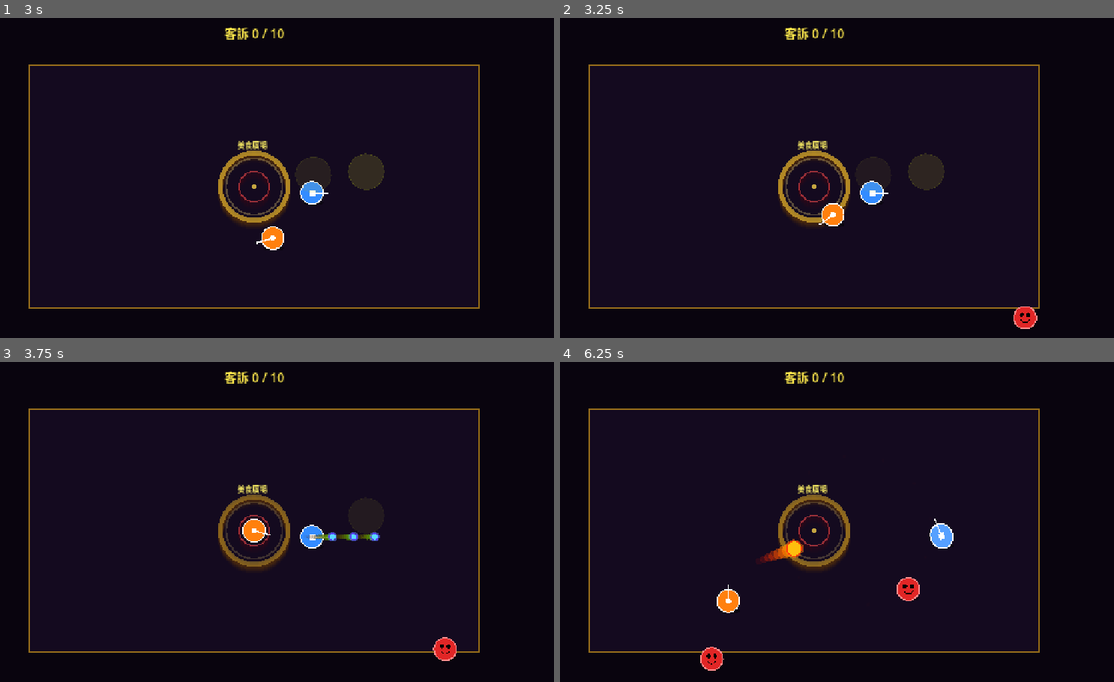
Above: before the commit, frames 1-4 (two rows, left to right).
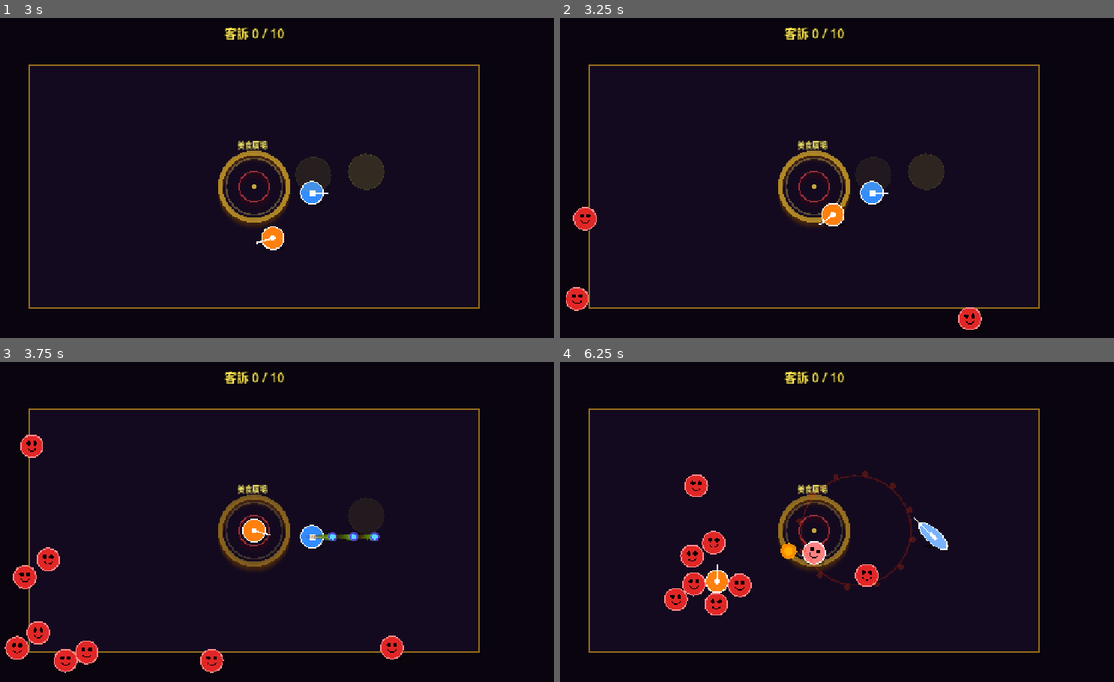
Above: after the commit, the same moments.

Repository: WatsonChen/chaotic-night-market-v2
Game: Godot game, scene res://scenes/main.tscn
The game is run twice, just before and just after one commit, with the same random seed, the same clock (stepped at 60 frames per second) and the same inputs.
Inputs (mouse positions are in pixels of both pictures, inside the frame that each line leads up to):
- Up to frame 1 (3 s): tap Enter at 0.5 s; move the mouse to (387, 168) at 0.52 s; press the mouse at (387, 168) at 0.53 s; hold D (p1_right) 0.53-1.28 s; move the mouse to (132, 203) at 1.27 s; release the mouse at (132, 203) at 1.28 s; hold S (p1_down) 1.28-2.03 s; tap K (p2_down) at 1.35 s; move the mouse to (315, 114) at 2.02 s; hold D (p1_right) 2.03-2.78 s; hold J (p2_left) 2.03-2.78 s; move the mouse to (221, 254) at 2.77 s; hold W (p1_up) from 2.78 s (still down); tap L (p2_right) at 2.85 s
- Up to frame 2 (3.25 s): keep holding W (p1_up)
- Up to frame 3 (3.75 s): move the mouse to (432, 582) at 3.52 s; release W (p1_up) at 3.53 s; hold A (p1_left) from 3.53 s (still down); hold Space (p2_shoot) from 3.53 s (still down)
- Up to frame 4 (6.25 s): move the mouse to (632, 480) at 4.27 s; release Space (p2_shoot) at 4.28 s; tap I (p2_up) at 4.35 s; move the mouse to (842, 531) at 5.02 s; release A (p1_left) at 5.03 s; press the mouse at (842, 531) at 5.03 s; hold S (p1_down) 5.03-5.78 s; move the mouse to (726, 445) at 5.77 s; release the mouse at (726, 445) at 5.78 s; hold D (p1_right) from 5.78 s (still down); tap K (p2_down) at 5.85 s

Frame 1 is identical in both runs. In frame 2, 0.9% of the frame differs, in the area x 1-87%, y 59-98%; in frame 3, 2.4%; in frame 4, 4.2%, in the area x 18-72%, y 33-97%.

Commit message:
強化：波次密度、連鎖擊飛、打擊感
波次系統（main.gd）：
  每 5~8 秒一波，每波 6~10 隻，集中從 1~2 條邊生成
  每隻間隔 0.07s stagger 出生，製造「一波壓來」感
  移除舊的逐秒單生邏輯

敵人命中行為（enemy.gd）：
  命中瞬間白色閃光（0.03s），保持不透明直到速度低於 60px/s
  FLY_DECEL 5.5→2.2，飛得更遠更久（原本 0.28s 消失，現在飛到停為止）
  速度停下後才開始 0.22s 淡出（取代立刻 fade）
  連鎖速度遞減 0.65→0.62，旋轉速度提高（10~18 rad/s）
  新增 _fading flag 防止多次觸發淡出

Co-Authored-By: Claude Sonnet 4.6 <noreply@anthropic.com>

Diff:
--- a/scripts/enemy.gd
+++ b/scripts/enemy.gd
@@ -3,9 +3,18 @@
 # ===================================================
 # enemy.gd — 普通饕客（敵人）
 #
-# 連鎖碰撞：被擊飛（_dying=true）時每幀偵測接觸，
-#   對未命中過的鄰近敵人/玩家施加連鎖衝擊。
-#   連鎖飛速遞減（420 → 280 → 180…），自然衰減。
+# 命中後流程：
+#   1. 立刻白色閃光（視覺回饋）
+#   2. 高速飛出（FLY_SPEED），移動過程維持碰撞判定
+#   3. 飛行中掃描周圍，連鎖推開敵人與玩家
+#   4. 速度低於 FLY_STOP_THRESH 後才開始淡出消失
+#
+# ── 可調整擊飛參數 ──────────────────────────────────
+#   FLY_DECEL         減速率（越小飛越遠）    ← 目前 2.2
+#   FLY_STOP_THRESH   開始淡出的速度閾值      ← 目前 60 px/s
+#   CHAIN_TOUCH_DIST  連鎖碰撞判定距離        ← 目前 56 px
+#   CHAIN_SPEED_RATIO 連鎖速度遞減比例        ← 目前 0.62
+#   CHAIN_PLAYER_FORCE 連鎖對玩家的擊退力     ← 目前 380
 # ===================================================
 
 const MAP_CENTER    = Vector2(640.0, 360.0)
@@ -15,33 +24,34 @@
 const COLOR_BODY    = Color(0.88, 0.15, 0.15)
 const COLOR_OUTLINE = Color(1.0,  0.55, 0.55)
 
-# ── 軟碰撞參數 ────────────────────────────────────
+# ── 軟碰撞（正常移動時）─────────────────────────
 const PUSH_RADIUS       = 68.0
 const PLAYER_PUSH_ACCEL = 700.0
 const SELF_PUSH_RATIO   = 0.22
 const SEP_RADIUS        = 56.0
 const SEP_FORCE         = 120.0
 
-# ── 連鎖碰撞參數 ──────────────────────────────────
-# 碰撞偵測半徑：兩個 RADIUS 相加 + 一點緩衝
+# ── 擊飛參數（快速調整區）────────────────────────
+const FLY_DECEL          = 2.2    # ← 調這裡改減速率（越小飛越遠）
+const FLY_STOP_THRESH    = 60.0   # ← 調這裡改速度低於多少才開始淡出（px/s）
 const CHAIN_TOUCH_DIST   = RADIUS * 2.0 + 8.0   # 56px
-# 連鎖對玩家的擊退力（比投射物輕）
-const CHAIN_PLAYER_FORCE = 320.0
+const CHAIN_SPEED_RATIO  = 0.62   # ← 調這裡改連鎖速度遞減比例
+const CHAIN_PLAYER_FORCE = 380.0  # ← 調這裡改連鎖對玩家的擊退力
 
 @export var push_power : float = 1.0
 
 signal reach_center
 
 var _sep_vel      : Vector2 = Vector2.ZERO
-var _external_vel : Vector2 = Vector2.ZERO   # 滑地/外力用
+var _external_vel : Vector2 = Vector2.ZERO
 
-# ── 受擊 Juice 狀態 ───────────────────────────────
-var _dying            : bool    = false
-var _hit_vel          : Vector2 = Vector2.ZERO
-var _spin_angle       : float   = 0.0
-var _spin_speed       : float   = 0.0
-# 記錄此次飛出已連鎖命中過的節點（防重複）
-var _chain_hit_bodies : Array   = []
+# ── 受擊狀態 ──────────────────────────────────────
+var _dying         : bool    = false
+var _hit_vel       : Vector2 = Vector2.ZERO
+var _spin_angle    : float   = 0.0
+var _spin_speed    : float   = 0.0
+var _fading        : bool    = false   # 是否已進入淡出（防重複觸發）
+var _chain_hit_bodies : Array = []
 
 
 func _ready() -> void:
@@ -50,17 +60,22 @@
 
 
 func _physics_process(delta: float) -> void:
-	# ── 死亡飛出動畫 + 連鎖偵測 ──────────────────
+	# ── 擊飛中 ────────────────────────────────────
 	if _dying:
-		_hit_vel    = _hit_vel.lerp(Vector2.ZERO, 5.5 * delta)
+		_hit_vel    = _hit_vel.lerp(Vector2.ZERO, FLY_DECEL * delta)
 		_spin_angle += _spin_speed * delta
-		_spin_speed  = _spin_speed * (1.0 - 4.0 * delta)
+		_spin_speed  = _spin_speed * (1.0 - 3.5 * delta)
 		velocity     = _hit_vel
 		move_and_slide()
 
-		# 仍有足夠速度時才偵測連鎖（太慢就不算撞到）
-		if _hit_vel.length() > 80.0:
+		# 速度夠高才做連鎖（避免停下後還在偵測）
+		if _hit_vel.length() > CHAIN_TOUCH_DIST:
 			_check_chain_collision()
+
+		# 速度低於閾值 → 開始淡出（只觸發一次）
+		if not _fading and _hit_vel.length() < FLY_STOP_THRESH:
+			_fading = true
+			_start_fade()
 
 		queue_redraw()
 		return
@@ -76,17 +91,14 @@
 	_sep_vel      = Vector2.ZERO
 	_external_vel = _external_vel.lerp(Vector2.ZERO, 5.0 * delta)
 
-	# 饕客間軟分離
 	for other in get_tree().get_nodes_in_group("enemies"):
 		if other == self:
 			continue
 		var diff : Vector2 = global_position - other.global_position
 		var dist : float   = diff.length()
 		if dist < SEP_RADIUS and dist > 0.5:
-			var strength = 1.0 - dist / SEP_RADIUS
-			_sep_vel += diff.normalized() * SEP_FORCE * strength
+			_sep_vel += diff.normalized() * SEP_FORCE * (1.0 - dist / SEP_RADIUS)
 
-	# 與玩家軟推擠
 	for player in get_tree().get_nodes_in_group("players"):
 		var diff : Vector2 = global_position - player.global_position
 		var dist : float   = diff.length()
@@ -99,38 +111,37 @@
 	move_and_slide()
 
 
-# ── 連鎖碰撞偵測（每幀呼叫，僅在 _dying 期間）──
+# ── 連鎖碰撞偵測 ─────────────────────────────────
 
 func _check_chain_collision() -> void:
-	# 檢查周圍敵人
 	for other in get_tree().get_nodes_in_group("enemies"):
 		if other == self or _chain_hit_bodies.has(other):
 			continue
-		var dist = global_position.distance_to(other.global_position)
-		if dist < CHAIN_TOUCH_DIST:
+		if global_position.distance_to(other.global_position) < CHAIN_TOUCH_DIST:
 			_chain_hit_bodies.append(other)
-			# 連鎖速度 = 本次飛速 * 0.65（自然遞減）
-			var chain_speed = _hit_vel.length() * 0.65
-			other.take_hit(_hit_vel.normalized(), chain_speed)
+			other.take_hit(_hit_vel.normalized(), _hit_vel.length() * CHAIN_SPEED_RATIO)
 
-	# 檢查周圍玩家
 	for player in get_tree().get_nodes_in_group("players"):
 		if _chain_hit_bodies.has(player):
 			continue
-		var dist = global_position.distance_to(player.global_position)
-		# 玩家半徑 24 + 自身半徑 24 + 緩衝
-		if dist < RADIUS + 24.0 + 8.0:
+		if global_position.distance_to(player.global_position) < RADIUS + 24.0 + 8.0:
 			_chain_hit_bodies.append(player)
 			player.apply_knockback(_hit_vel.normalized(), CHAIN_PLAYER_FORCE)
 
 
+# ── 淡出消失（速度停下後才呼叫）────────────────────
+
+func _start_fade() -> void:
+	var tw = create_tween()
+	tw.tween_property(self, "modulate", Color(1.0, 0.3, 0.3, 0.0), 0.22)
+	tw.tween_callback(queue_free)
+
+
 func _draw() -> void:
-	# 底部橢圓陰影（不跟旋轉）
 	draw_set_transform(Vector2(2.0, RADIUS * 0.82), 0.0, Vector2(0.88, 0.22))
 	draw_circle(Vector2.ZERO, RADIUS, Color(0.0, 0.0, 0.0, 0.38))
 	draw_set_transform(Vector2.ZERO, 0.0, Vector2.ONE)
 
-	# 主體（套用旋轉）
 	draw_set_transform(Vector2.ZERO, _spin_angle, Vector2.ONE)
 	draw_circle(Vector2.ZERO, RADIUS, COLOR_BODY)
 	draw_arc(Vector2.ZERO, RADIUS, 0.0, TAU, 40, COLOR_OUTLINE, 2.5)
@@ -141,24 +152,23 @@
 
 
 # ── 供 projectile.gd 呼叫：被食物命中 ───────────
-# hit_speed 允許連鎖時傳入遞減後的速度
 
 func take_hit(hit_dir: Vector2 = Vector2.RIGHT, hit_speed: float = 420.0) -> void:
 	if _dying:
 		return
 	_dying = true
+	_fading = false
 	_chain_hit_bodies.clear()
 
 	_hit_vel = hit_dir * hit_speed
 
 	var sign = 1.0 if randf() > 0.5 else -1.0
-	_spin_speed = sign * randf_range(8.0, 16.0)
+	_spin_speed = sign * randf_range(10.0, 18.0)   # 更快的旋轉，視覺更誇張
 
+	# 立刻白閃（命中瞬間回饋），保持不透明直到速度停下
 	var tw = create_tween()
-	tw.tween_property(self, "modulate", Color(3.0, 3.0, 3.0, 1.0), 0.04)
-	tw.tween_property(self, "modulate", Color(1.5, 0.4, 0.4, 0.8), 0.06)
-	tw.tween_property(self, "modulate", Color(1.0, 0.2, 0.2, 0.0), 0.18)
-	tw.tween_callback(queue_free)
+	tw.tween_property(self, "modulate", Color(3.5, 3.5, 3.5, 1.0), 0.03)   # 白閃
+	tw.tween_property(self, "modulate", Color(1.0, 0.35, 0.35, 1.0), 0.08) # 回到紅色，仍不透明
 
 
 # ── 供滑地 / 外力使用 ─────────────────────────────
--- a/scripts/main.gd
+++ b/scripts/main.gd
@@ -2,39 +2,62 @@
 
 # ===================================================
 # main.gd — 主遊戲邏輯
-# 負責：敵人生成、客訴計數、遊戲結束流程
+#
+# 波次系統：每 5~8 秒噴一批（mini wave），
+#   集中從 1~2 條邊生成，每隻間隔 0.08s 依序出生。
+#   這樣「一波壓來」的壓迫感比逐秒單生更強。
+#
+# ── 可調整波次參數 ──────────────────────────────────
+#   WAVE_INTERVAL_MIN   最短波次間隔（秒）  ← 目前 5.0
+#   WAVE_INTERVAL_MAX   最長波次間隔（秒）  ← 目前 8.0
+#   WAVE_SIZE_MIN       每波最少敵人數      ← 目前 6
+#   WAVE_SIZE_MAX       每波最多敵人數      ← 目前 10
+#   SPAWN_EDGES_COUNT   每波幾條邊生成      ← 目前 2（1=更集中/2=兩側夾擊）
+#   WAVE_SPAWN_STAGGER  每隻出生間隔（秒）  ← 目前 0.07
 # ===================================================
 
 const PLAYER_SCENE = preload("res://scenes/player.tscn")
 const ENEMY_SCENE  = preload("res://scenes/enemy.tscn")
 
-const MAX_COMPLAINTS      = 10
-const BASE_SPAWN_INTERVAL = 3.0
-const MIN_SPAWN_INTERVAL  = 0.8
-
-# ── Arena（可活動範圍，比視窗縮小 ~22% 線性）──────
-# 寬 960 / 高 520，中心維持 (640, 360)
+const MAX_COMPLAINTS = 10
+
+# ── 波次參數（快速調整區）─────────────────────────
+const WAVE_INTERVAL_MIN  = 5.0    # ← 調這裡改最短波次間隔（秒）
+const WAVE_INTERVAL_MAX  = 8.0    # ← 調這裡改最長波次間隔（秒）
+const WAVE_SIZE_MIN      = 6      # ← 調這裡改每波最少敵人數
+const WAVE_SIZE_MAX      = 10     # ← 調這裡改每波最多敵人數
+const SPAWN_EDGES_COUNT  = 2      # ← 調這裡改每波幾條邊（1 或 2）
+const WAVE_SPAWN_STAGGER = 0.07   # ← 調這裡改每隻出生間隔（秒）
+
+# Arena 範圍
 const ARENA = Rect2(160.0, 100.0, 960.0, 520.0)
 
-var complaint_count : int   = 0      # 當前客訴數
-var wave_count      : int   = 0      # 已生成波次（用於加速生成）
-var is_game_over    : bool  = false  # 遊戲是否已結束
-var spawn_timer     : float = 0.0   # 距離下次生成的累計時間
+var complaint_count : int  = 0
+var wave_count      : int  = 0
+var is_game_over    : bool = false
+
+# 波次計時
+var _wave_timer   : float = 0.0
+var _next_wave_in : float = 3.0   # 遊戲開始 3 秒後第一波（快點進入狀態）
+
+# 出生佇列（stagger 用）
+var _spawn_queue  : Array = []    # 待生成的 Vector2 位置
+var _queue_timer  : float = 0.0
 
 # 動態建立的 UI 節點
-var complaint_label  : Label
-var game_over_panel  : Panel
-var final_label      : Label
-
-@onready var players_node    = $Players
-@onready var enemies_node    = $Enemies
+var complaint_label : Label
+var game_over_panel : Panel
+var final_label     : Label
+
+@onready var players_node     = $Players
+@onready var enemies_node     = $Enemies
 @onready var projectiles_node = $Projectiles
-@onready var ui_layer        = $UI
+@onready var ui_layer         = $UI
 
 
 func _ready() -> void:
 	RenderingServer.set_default_clear_color(Color(0.08, 0.04, 0.12))
-	queue_redraw()   # 畫 arena 邊界（靜態，只需一次）
+	queue_redraw()
 	_setup_ui()
 	_spawn_players()
 
@@ -43,69 +66,82 @@
 	if is_game_over:
 		return
 
-	# 累計時間，決定何時生成下一隻敵人
-	spawn_timer += delta
-	var interval = max(MIN_SPAWN_INTERVAL, BASE_SPAWN_INTERVAL - wave_count * 0.08)
-	if spawn_timer >= interval:
-		spawn_timer = 0.0
-		_spawn_enemy()
-		wave_count += 1
+	# ── 波次計時 ──────────────────────────────────
+	_wave_timer += delta
+	if _wave_timer >= _next_wave_in:
+		_wave_timer    = 0.0
+		_next_wave_in  = randf_range(WAVE_INTERVAL_MIN, WAVE_INTERVAL_MAX)
+		wave_count    += 1
+		_build_wave_queue()
+
+	# ── 佇列逐隻生成（stagger）────────────────────
+	if _spawn_queue.size() > 0:
+		_queue_timer -= delta
+		if _queue_timer <= 0.0:
+			_spawn_enemy_at(_spawn_queue.pop_front())
+			_queue_timer = WAVE_SPAWN_STAGGER
 
 
 # ── 建立兩名玩家 ──────────────────────────────────
 
 func _spawn_players() -> void:
-	# P1：橘色，出生在左半場
 	var p1 = PLAYER_SCENE.instantiate()
 	p1.player_index = 1
-	p1.position = Vector2(380, 360)
+	p1.position     = Vector2(380, 360)
 	players_node.add_child(p1)
 
-	# P2：藍色，出生在右半場
 	var p2 = PLAYER_SCENE.instantiate()
 	p2.player_index = 2
-	p2.position = Vector2(900, 360)
+	p2.position     = Vector2(900, 360)
 	players_node.add_child(p2)
 
 
-# ── 敵人生成 ─────────────────────────────────────
-
-func _spawn_enemy() -> void:
-	var enemy = ENEMY_SCENE.instantiate()
-	enemy.position = _get_random_edge_position()
-	enemies_node.add_child(enemy)
-	# 連接「抵達中央」信號
-	enemy.reach_center.connect(_on_enemy_reach_center)
-
-
-func _get_random_edge_position() -> Vector2:
-	# 從 arena 四邊稍微外側隨機取一點生成
+# ── 波次建立：隨機選邊，塞入佇列 ─────────────────
+
+func _build_wave_queue() -> void:
+	var count = randi_range(WAVE_SIZE_MIN, WAVE_SIZE_MAX)
+
+	# 從四條邊（0=上 1=下 2=左 3=右）隨機選 SPAWN_EDGES_COUNT 條
+	var all_edges = [0, 1, 2, 3]
+	all_edges.shuffle()
+	var chosen_edges = all_edges.slice(0, SPAWN_EDGES_COUNT)
+
+	for i in count:
+		# 每隻隨機分配到其中一條邊
+		var edge = chosen_edges[i % chosen_edges.size()]
+		_spawn_queue.append(_edge_position(edge))
+
+	_queue_timer = 0.0   # 立刻開始生成第一隻
+
+
+func _edge_position(edge: int) -> Vector2:
 	var ax = ARENA.position.x
 	var ay = ARENA.position.y
 	var ex = ARENA.end.x
 	var ey = ARENA.end.y
-	match randi() % 4:
-		0: return Vector2(randf_range(ax, ex), ay - 32.0)  # 上
-		1: return Vector2(randf_range(ax, ex), ey + 32.0)  # 下
-		2: return Vector2(ax - 32.0, randf_range(ay, ey))  # 左
-		3: return Vector2(ex + 32.0, randf_range(ay, ey))  # 右
+	match edge:
+		0: return Vector2(randf_range(ax, ex), ay - 32.0)   # 上
+		1: return Vector2(randf_range(ax, ex), ey + 32.0)   # 下
+		2: return Vector2(ax - 32.0, randf_range(ay, ey))   # 左
+		3: return Vector2(ex + 32.0, randf_range(ay, ey))   # 右
 	return Vector2(640.0, 360.0)
 
 
+func _spawn_enemy_at(pos: Vector2) -> void:
+	var enemy = ENEMY_SCENE.instantiate()
+	enemy.position = pos
+	enemies_node.add_child(enemy)
+	enemy.reach_center.connect(_on_enemy_reach_center)
+
+
 # ── 客訴系統 ─────────────────────────────────────
 
 func _on_enemy_reach_center() -> void:
-	_add_complaint()
-
-
-func _add_complaint() -> void:
 	if is_game_over:
 		return
-
 	complaint_count += 1
 	complaint_label.text = "客訴 %d / %d" % [complaint_count, MAX_COMPLAINTS]
 
-	# 彈跳動畫：放大後回彈
 	var tw = create_tween()
 	tw.tween_property(complaint_label, "scale", Vector2(1.5, 1.5), 0.08)
 	tw.tween_property(complaint_label, "scale", Vector2(1.0, 1.0), 0.18)
@@ -113,8 +149,6 @@
 	if complaint_count >= MAX_COMPLAINTS:
 		_trigger_game_over()
 
-
-# ── Game Over ────────────────────────────────────
 
 func _trigger_game_over() -> void:
 	is_game_over = true
@@ -123,20 +157,16 @@
 
 
 func _draw() -> void:
-	# ── arena 外側暗色遮罩（四個邊緣矩形）
 	var ax = ARENA.position.x
 	var ay = ARENA.position.y
 	var ex = ARENA.end.x
 	var ey = ARENA.end.y
 	var dim = Color(0.0, 0.0, 0.0, 0.55)
-	draw_rect(Rect2(0,   0,  ax,       720),     dim)       # 左
-	draw_rect(Rect2(ex,  0,  1280-ex,  720),     dim)       # 右
-	draw_rect(Rect2(ax,  0,  ARENA.size.x, ay),  dim)       # 上
-	draw_rect(Rect2(ax,  ey, ARENA.size.x, 720-ey), dim)    # 下
-
-	# ── arena 邊界光暈線（金色）
+	draw_rect(Rect2(0,  0,  ax,        720),  dim)
+	draw_rect(Rect2(ex, 0,  1280 - ex, 720),  dim)
+	draw_rect(Rect2(ax, 0,  ARENA.size.x, ay), dim)
+	draw_rect(Rect2(ax, ey, ARENA.size.x, 720 - ey), dim)
 	draw_rect(ARENA, Color(0.75, 0.55, 0.1, 0.75), false, 3.0)
-	# 內側微光（讓邊界更有存在感）
 	draw_rect(
 		Rect2(ARENA.position + Vector2(4, 4), ARENA.size - Vector2(8, 8)),
 		Color(0.9, 0.7, 0.2, 0.2), false, 1.0
@@ -150,21 +180,19 @@
 # ── UI 動態建立 ──────────────────────────────────
 
 func _setup_ui() -> void:
-	# ── 客訴計數標籤（畫面上方中央）
 	complaint_label = Label.new()
 	complaint_label.text = "客訴 0 / %d" % MAX_COMPLAINTS
-	complaint_label.position = Vector2(540, 12)
-	complaint_label.size = Vector2(200, 44)
-	complaint_label.pivot_offset = Vector2(100, 22)   # 以中心縮放
+	complaint_label.position    = Vector2(540, 12)
+	complaint_label.size        = Vector2(200, 44)
+	complaint_label.pivot_offset = Vector2(100, 22)
 	complaint_label.horizontal_alignment = HORIZONTAL_ALIGNMENT_CENTER
 	complaint_label.add_theme_font_size_override("font_size", 26)
 	complaint_label.add_theme_color_override("font_color", Color(1.0, 0.92, 0.3))
 	ui_layer.add_child(complaint_label)
 
-	# ── Game Over 面板（畫面中央）
 	game_over_panel = Panel.new()
 	game_over_panel.position = Vector2(390, 185)
-	game_over_panel.size = Vector2(500, 350)
+	game_over_panel.size     = Vector2(500, 350)
 	game_over_panel.hide()
 	ui_layer.add_child(game_over_panel)
 
@@ -182,7 +210,6 @@
 	vbox.add_child(title)
 
 	final_label = Label.new()
-	final_label.text = ""
 	final_label.horizontal_alignment = HORIZONTAL_ALIGNMENT_CENTER
 	final_label.add_theme_font_size_override("font_size", 22)
 	final_label.add_theme_color_override("font_color", Color(0.9, 0.9, 0.9))
